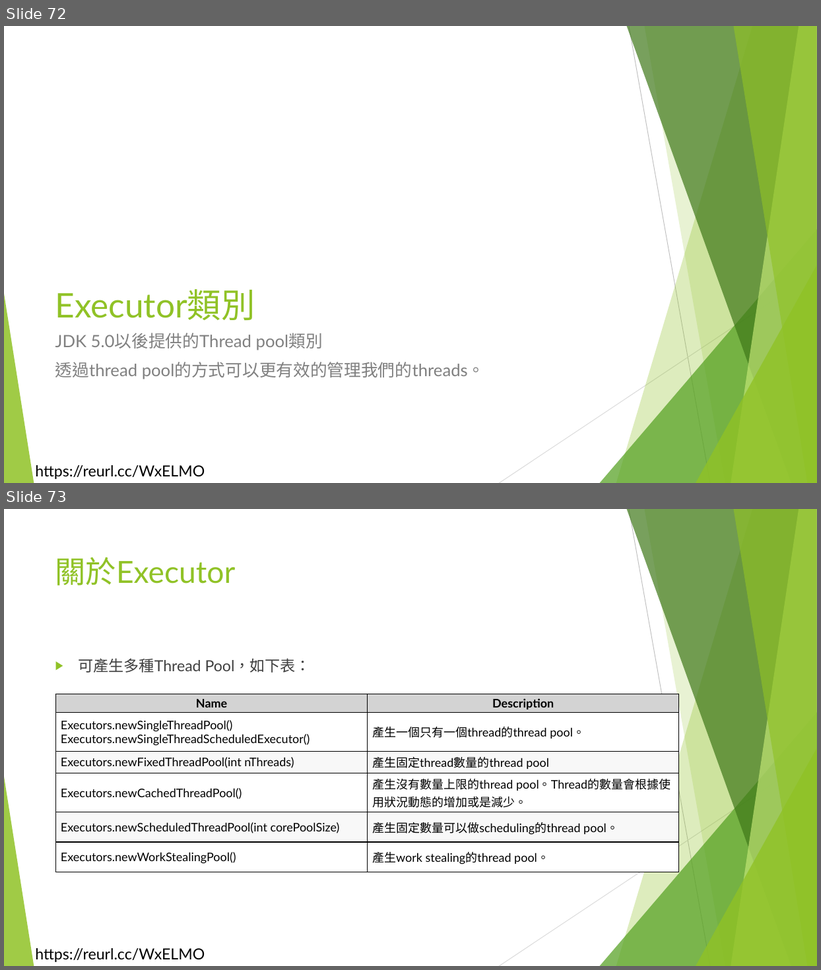
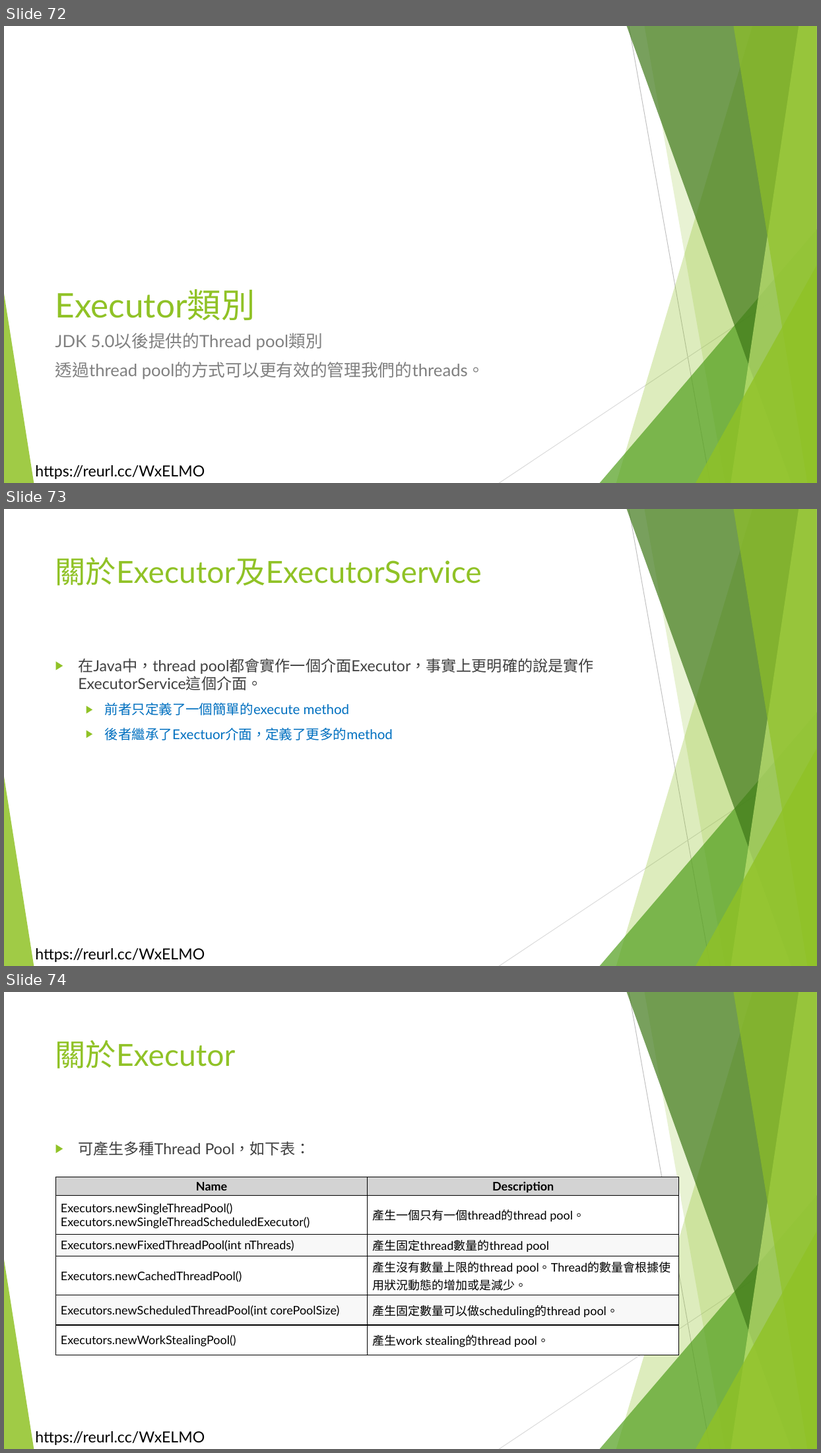
Before and after one commit to liulawsi/My_PPTs, a slide deck: LCC/Java/17_多執行緒及lambda.pptx. Shown one above the other, each under a label of ours: slides 72 and 73 before the commit, slides 72, 73 and 74 after it. The pictures are 821x970 and 821x1453 pixels, drawn with LibreOffice and Linux fonts; fonts in the diff are those of the drawing; background and template pictures are left out. Boxes give left, top, right and bottom in pixels: in the first picture for what was removed or moved away, otherwise in the second. Text is boxed around its words. In the diff, an @@ line names an element or a change of style, - is before the commit and + after.

```diff
--- a/LCC/Java/17_多執行緒及lambda.pptx
+++ b/LCC/Java/17_多執行緒及lambda.pptx
@@ slide 73 added at (4, 509, 817, 966), background #FFFFFF; not listed: 11 template elements that a slide beside it also shows @@
@@ title added at (55, 557, 482, 586), 36 pt, text #90C226 @@
+關於Executor及ExecutorService
@@ text added at (78, 658, 594, 741), 18 pt, text #404040 @@
+▶ 在Java中，thread pool都會實作一個介面Executor，事實上更明確的說是實作ExecutorService這個介面。
+  ▶ 前者只定義了一個簡單的execute method
+  ▶ 後者繼承了Exectuor介面，定義了更多的method
@@ what was slide 73 is now slide 74 @@
```
Also in this commit, not shown: 5 slides changed, 2 other slides added, 1 slide removed.
